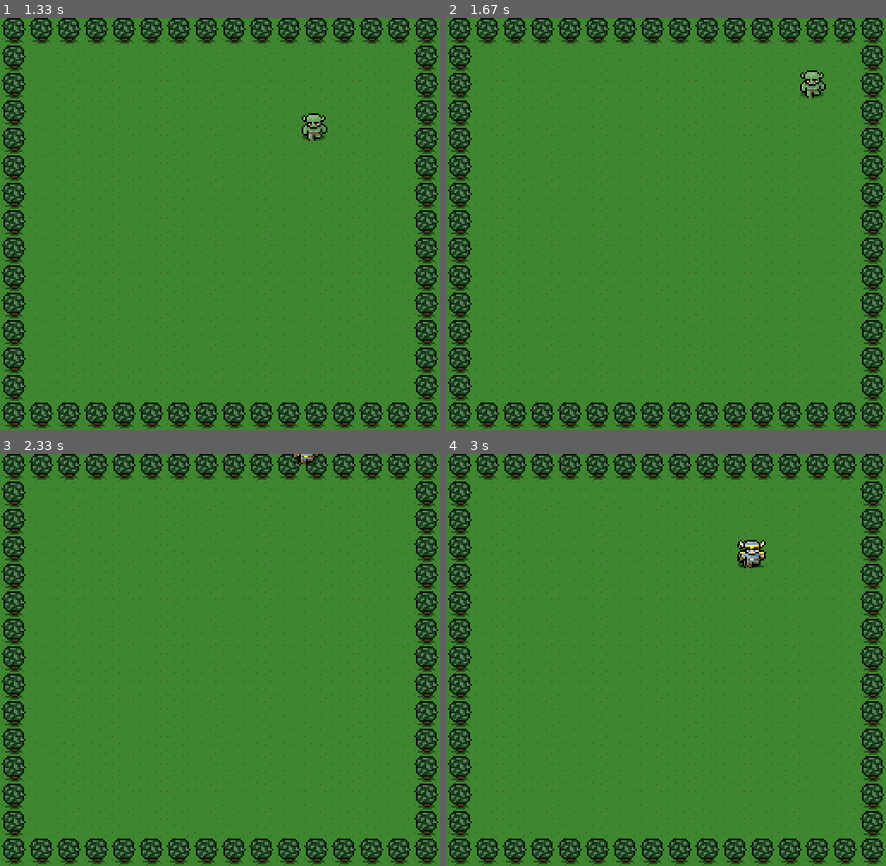
Above: before the commit, frames 1-4 (two rows, left to right).
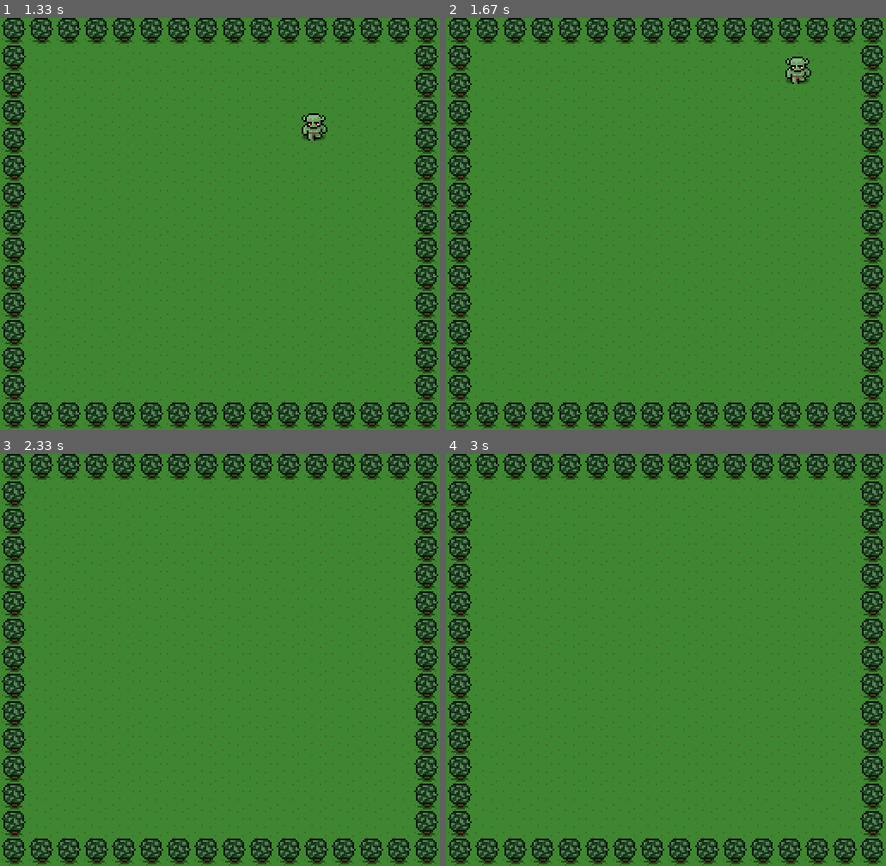
Above: after the commit, the same moments.

Repository: GregRoques/pyGameTutorial_11_21
Game: pygame game, started from game.py
Same seed, same stepped clock (60 frames per second), same inputs: the game is played once before the commit and once after it.
Inputs:
- Up to frame 1 (1.33 s): hold Right 0.33-0.8 s; hold Up 0.83-1.13 s; hold Right from 1.17 s (still down)
- Up to frame 2 (1.67 s): release Right at 1.63 s
- Up to frame 3 (2.33 s): hold Left 1.67-2.2 s; hold Down from 2.23 s (still down)
- Up to frame 4 (3 s): release Down at 2.53 s

Frame 1 is identical in both runs. In frame 2, 0.6% of the frame differs, in the area x 77-87%, y 9-20%; in frame 3, 0.1%; in frame 4, 0.4%.

Commit message:
adding borders...not quite there yet.

Diff:
--- a/Hero.py
+++ b/Hero.py
@@ -22,10 +22,14 @@
 
     def draw_me(self):
         if self.should_move_right:
-            self.x += self.speed
+            if self.x < 480:
+                self.x += self.speed
         elif self.should_move_left:
-            self.x -= self.speed
+            if self.x >32:
+                self.x -= self.speed
         elif self.should_move_down:
-            self.y -= self.speed
+            if self.y < 400:
+                self.y -= self.speed
         elif self.should_move_up:
-            self.y += self.speed
+            if self.y > 32:
+                self.y += self.speed
